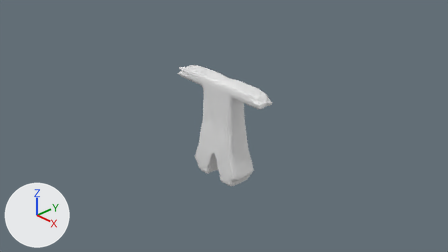
Renders of the Blender file maybraid/art/characters/clothes/body/fitted_coat.blend from each side of a commit.
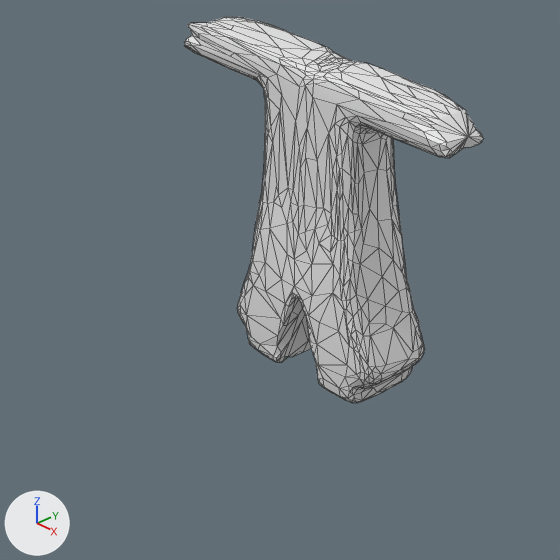
Each version is shown from the file's camera 'Camera', then close up on the part from 27% to 66% of the width and 24% to 94% of the height. Every picture has the same lights, and +X, +Y and +Z are marked at lower left. The first two pictures are the older version. The close-ups show mesh edges as thin lines.

In view in the first close-up: 'BézierCurve.001'.
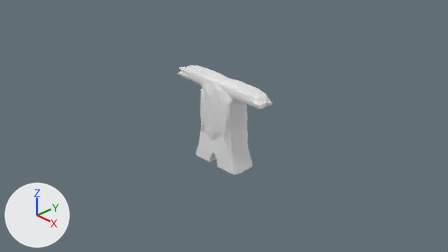
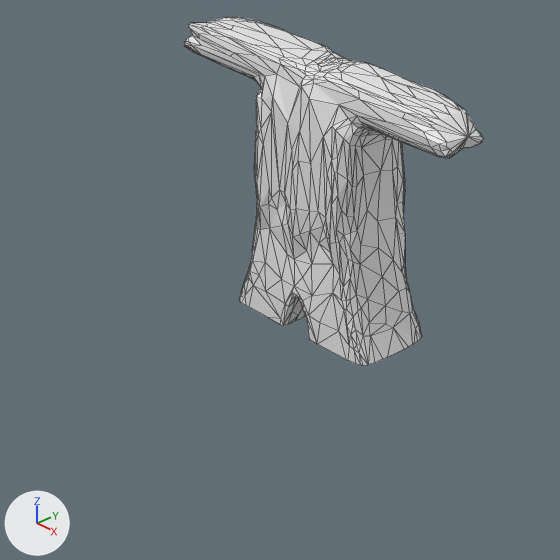
Commit message: feat: bump out fitted-coat.

Edits to the bpy script that builds the scene:
```text
Change me_béziercurve_001:
    used by ob_béziercurve_001; location = (0.0, 0.0, 0.0); scale = (-1.0, 1.0, 1.0)
    remove me_béziercurve_001.from_pydata(...)  # 1048 vertices, 1752 faces; spans x -1.06..1.08, y -0.26..0.26, z -1.1..0.86
    add me_béziercurve_001.from_pydata(...)  # 839 vertices, 1299 faces; spans x -1.06..1.08, y -0.27..0.27, z -0.76..0.86
    me_béziercurve_001 part 1: 286 vertices moved from x -0.91..0.68, y -0.22..0.23, z -0.16..0.76 to x -0.97..0.73, y -0.27..0.27, z -0.16..0.76
    me_béziercurve_001 part 2: 313 vertices removed from x -0.59..0.59, y -0.26..0.26, z -1.1..-0.77; 104 vertices added at x -0.56..0.56, y -0.26..0.26, z -0.76
```

Where the change shows, as pixel boxes [x1, y1, x2, y2] in the close-ups (560 x 560 px; the box of a moved part takes in the faces that stretch with it):
'BézierCurve.001', reshaped (10% shorter): before [184, 17, 484, 403]; after [184, 17, 484, 365]
part 1 of me_béziercurve_001, moved or reshaped: [193, 45, 437, 285] in both
part 2 of me_béziercurve_001, cut back: before [237, 285, 425, 403]; after [239, 285, 422, 365]
